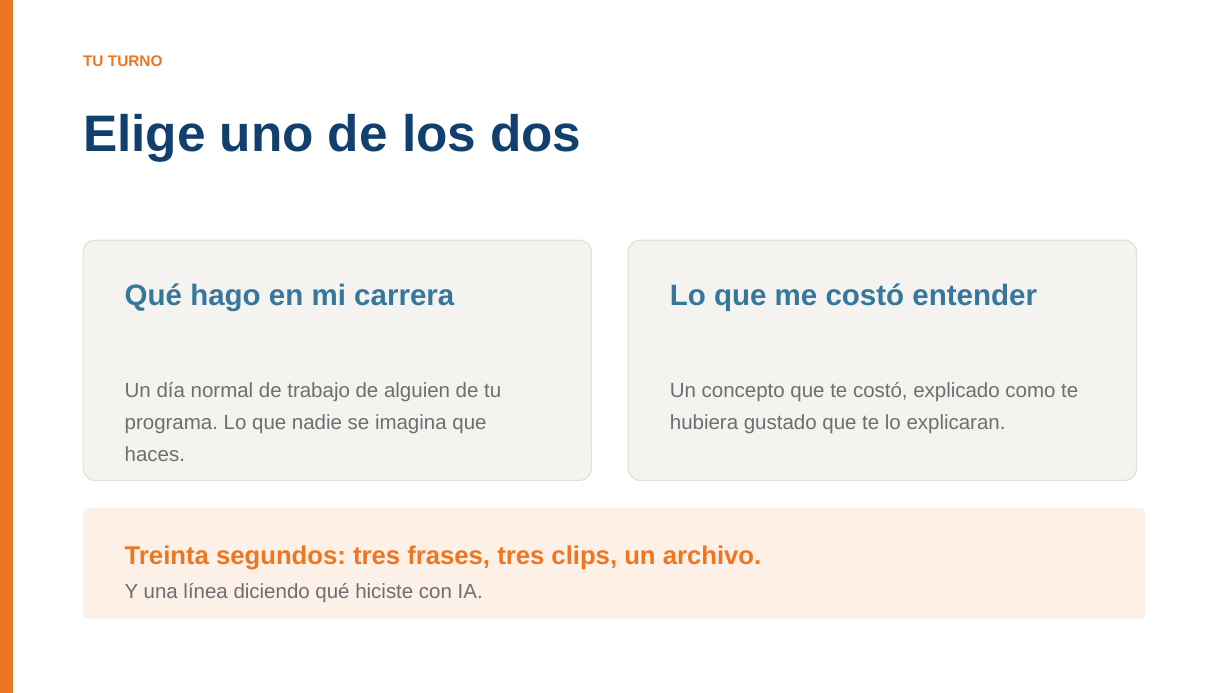
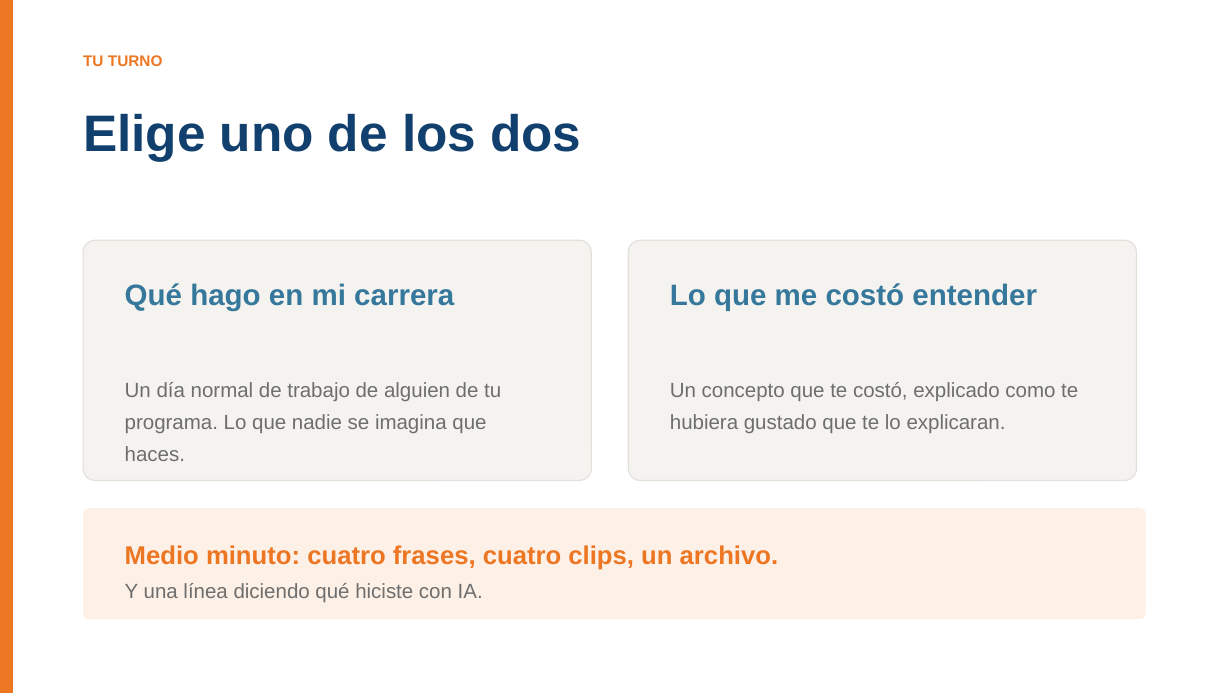
Before and after one commit to BioAITeamLearning/IntroInfo_2026_02_Ucaldas, a slide deck: slide 15 of _static/sesion06/S06_audio_imagen_video.pptx. Drawn at 1232x693 pixels with LibreOffice and Linux fonts; fonts in the diff are those of the drawing. Boxes give left, top, right and bottom in pixels: in the first picture for what was removed or moved away, otherwise in the second. Text is boxed around its words. In the diff, an @@ line names an element or a change of style, - is before the commit and + after.

```diff
--- a/_static/sesion06/S06_audio_imagen_video.pptx
+++ b/_static/sesion06/S06_audio_imagen_video.pptx
@@ text at (125,545,778,570): text changed @@
-Treinta segundos: tres frases, tres clips, un archivo.
+Medio minuto: cuatro frases, cuatro clips, un archivo.
```
Also in this commit, not shown: 12 other slides changed, 1 slide added, 1 slide removed, 2 other files.
